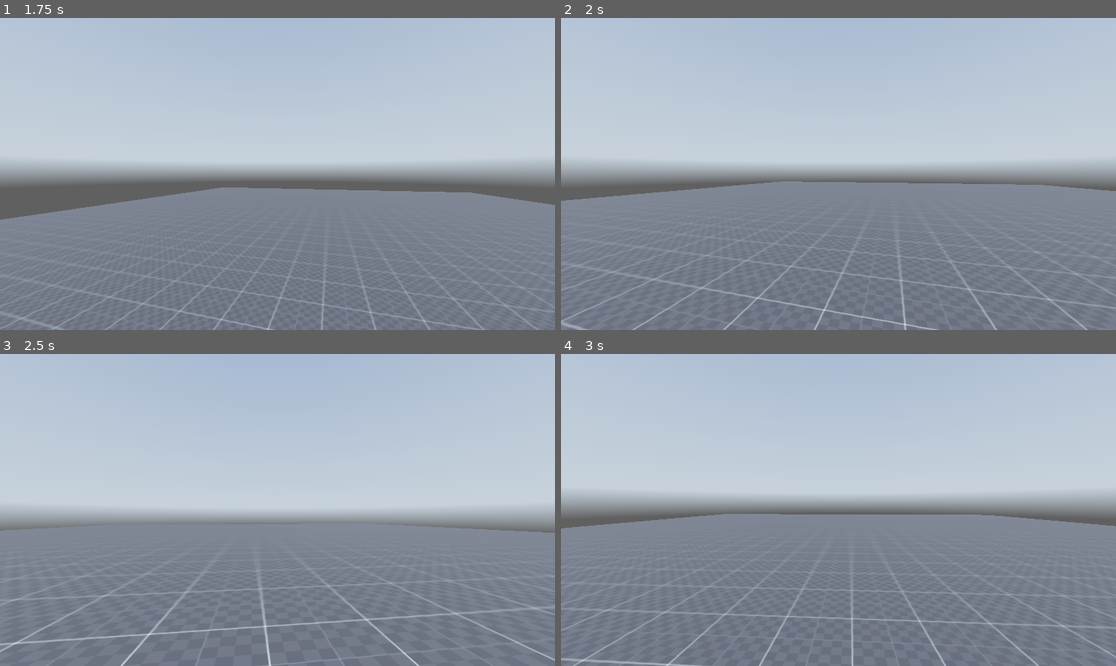
Above: before the commit, frames 1-4 (two rows, left to right).
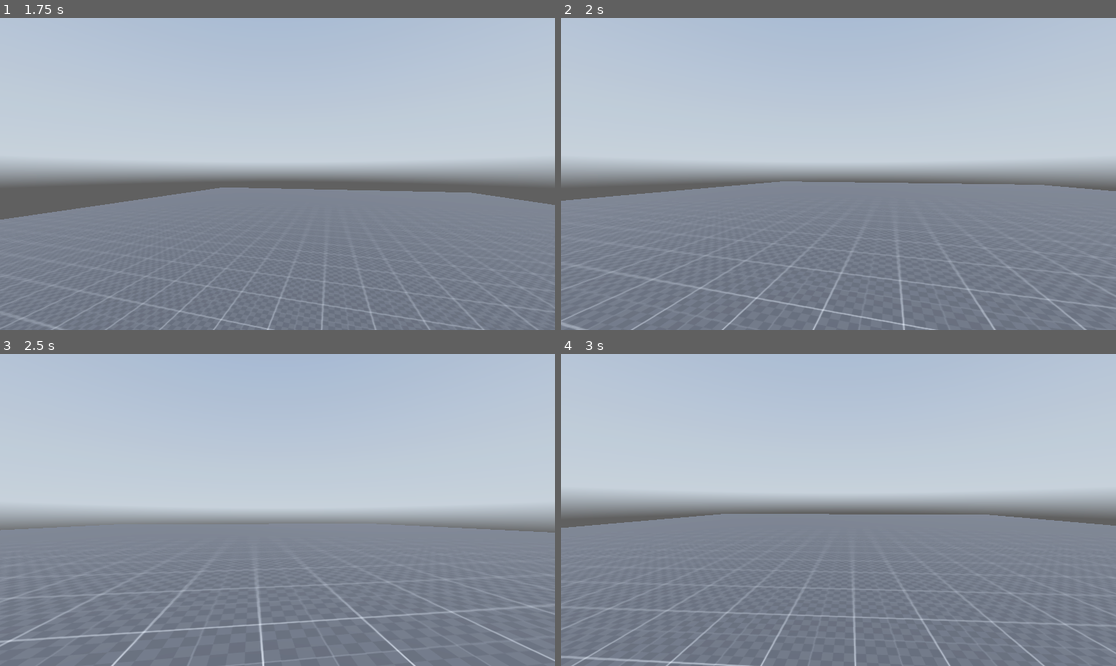
Above: after the commit, the same moments.

Repository: FahadHameed89/GodotPlayground3D
Game: Godot game, scene res://Scenes/world.tscn
Same seed, same stepped clock (60 frames per second), same inputs: the game is played once before the commit and once after it. The project has no main scene, so this scene is started directly. A sky picture missing from this copy of the repository is replaced by a grey-blue gradient.
Inputs (mouse positions are in pixels of both pictures, inside the frame that each line leads up to):
- Up to frame 1 (1.75 s): tap Enter (ui_accept) at 0.5, 0.77, 1.52 s; move the mouse to (305, 174) at 0.52 s; hold Ctrl (crouch) 0.53-1.28 s; hold W (forward) from 0.53 s (still down); tap Shift (sprint) at 0.8, 1.35 s; move the mouse to (249, 174) at 1.27 s; tap Ctrl (crouch) at 1.55 s
- Up to frame 2 (2 s): keep holding W (forward)
- Up to frame 3 (2.5 s): keep holding W (forward); move the mouse to (288, 503) at 2.02 s; hold Ctrl (crouch) from 2.03 s (still down); tap Shift (sprint) at 2.3 s
- Up to frame 4 (3 s): keep holding W (forward); move the mouse to (832, 516) at 2.77 s; release Ctrl (crouch) at 2.78 s; tap Alt (free_look) at 2.85 s

Frame 1 is identical in both runs. In frame 2, 0.4% of the frame differs, in the area x 0-99%, y 52-100%; in frame 3, 2.2%, in the area x 0-100%, y 54-100%; in frame 4, 1.9%.

Commit message:
implemented head bobbing

Diff:
--- a/Scenes/world.tscn
+++ b/Scenes/world.tscn
@@ -70,4 +70,6 @@
 
 [node name="head" type="Node3D" parent="player/neck"]
 
-[node name="Camera3D" type="Camera3D" parent="player/neck/head"]
+[node name="eyes" type="Node3D" parent="player/neck/head"]
+
+[node name="Camera3D" type="Camera3D" parent="player/neck/head/eyes"]
--- a/Scripts/player.gd
+++ b/Scripts/player.gd
@@ -3,10 +3,12 @@
 # Player Nodes
 @onready var neck = $neck
 @onready var head = $neck/head
+@onready var eyes = $neck/head/eyes
+
 @onready var standing_collision_shape = $standing_collision_shape
 @onready var crouching_collision_shape = $crouching_collision_shape
 @onready var ray_cast_3d = $RayCast3D
-@onready var camera_3d = $neck/head/Camera3D
+@onready var camera_3d = $neck/head/eyes/Camera3D
 
 # Player Speed Variables
 var current_speed = 5.0
@@ -29,6 +31,20 @@
 var slide_vector = Vector2.ZERO
 var slide_speed = 12.0
 var slide_jump_velocity = 7.0 #will override jump_velocity while sliding
+
+# Head Bob Vars
+
+const head_bob_sprinting_speed = 22.0
+const head_bob_walking_speed = 14.0
+const head_bob_crouching_speed = 10.0
+
+const head_bob_sprinting_intensity = 0.2
+const head_bob_walking_intensity = 0.1
+const head_bob_crouching_intensity = 0.05
+
+var head_bobbing_vector = Vector2.ZERO
+var head_bobbing_index = 0.0
+var head_bobbing_current_intensity = 0.0
 
 # Player Movement Variables
 @export var jump_velocity = 7.0
@@ -134,6 +150,27 @@
 			free_looking = false
 			#jump_velocity = base_jump_velocity
 
+	# Handle Head Bobbing
+	if sprinting:
+		head_bobbing_current_intensity = head_bob_sprinting_intensity
+		head_bobbing_index += head_bob_sprinting_speed*delta
+	elif walking:
+		head_bobbing_current_intensity = head_bob_walking_intensity
+		head_bobbing_index += head_bob_walking_speed*delta
+	elif crouching:
+		head_bobbing_current_intensity = head_bob_crouching_intensity
+		head_bobbing_index += head_bob_crouching_speed*delta
+
+	if is_on_floor() && !sliding && input_dir != Vector2.ZERO:
+		head_bobbing_vector.y = sin(head_bobbing_index)
+		head_bobbing_vector.x = sin(head_bobbing_index/2)+0.5
+
+		eyes.position.y = lerp(eyes.position.y, head_bobbing_vector.y*(head_bobbing_current_intensity/2.0), delta*lerp_speed)
+		eyes.position.x = lerp(eyes.position.x, head_bobbing_vector.x*(head_bobbing_current_intensity), delta*lerp_speed)
+	else:
+		eyes.position.y = lerp(eyes.position.y, 0.0, delta*lerp_speed)
+		eyes.position.x = lerp(eyes.position.x, 0.0, delta*lerp_speed)
+
 	# Add the gravity.
 	if not is_on_floor():
 		velocity.y -= gravity * delta
